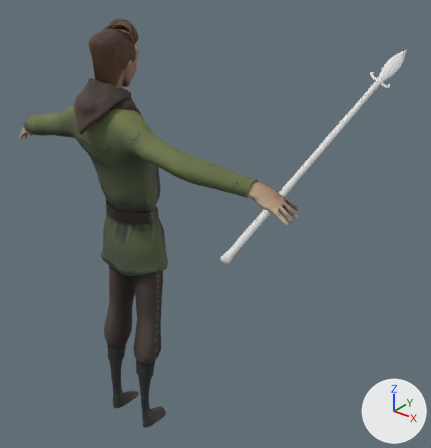
An edit to the Blender file Mhmd/Blender/Character/3rd Person/Loco_Items/Spear & PitchFork.blend, drawn before and after from the same camera.
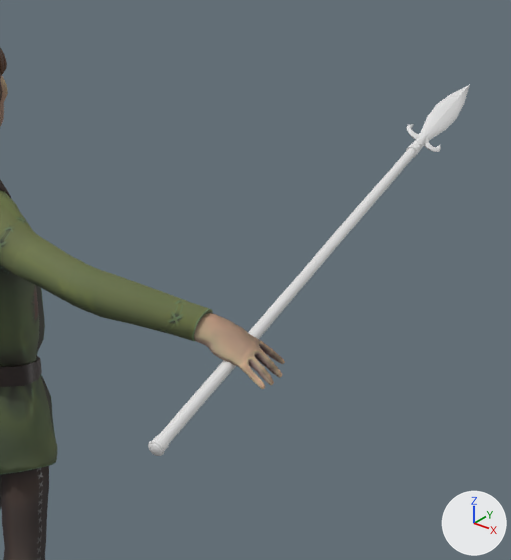
Old and new are each drawn whole from a camera (50 mm lens) standing at (1.68, -1.54, 2.08) and looking at (0.03, 0.52, 0.8) and again close up on the part from 31% to 100% of the width and 0% to 72% of the height. Arrows for +X, +Y and +Z are at lower right; the lights stay in place.

In view in the first close-up: 'Spear_LP.002', 'mc_body.001', 'mc_clothing.003', 'mc_clothing.004'.
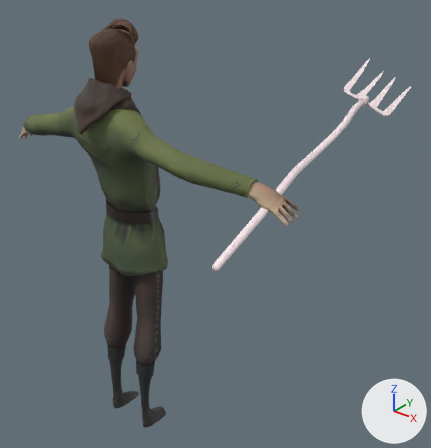
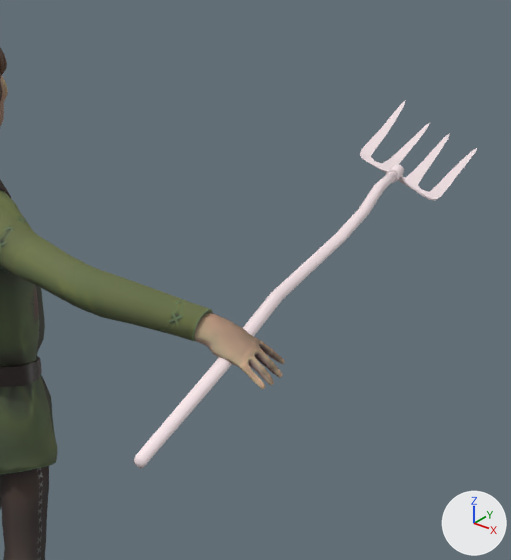
Changed parts and their boxes (x1, y1, x2, y2) in the close-ups (511 x 560 px):
'Pitchfork', shown: after (134, 100, 477, 469)
'Spear_LP.002', hidden: before (148, 85, 470, 456)

The change, as a list of edits to the scene's bpy script:
```text
Change ob_pitchfork:
    remove ob_pitchfork.hide_set(True)
Change ob_spear_lp_002:
    add ob_spear_lp_002.hide_set(True)
```
